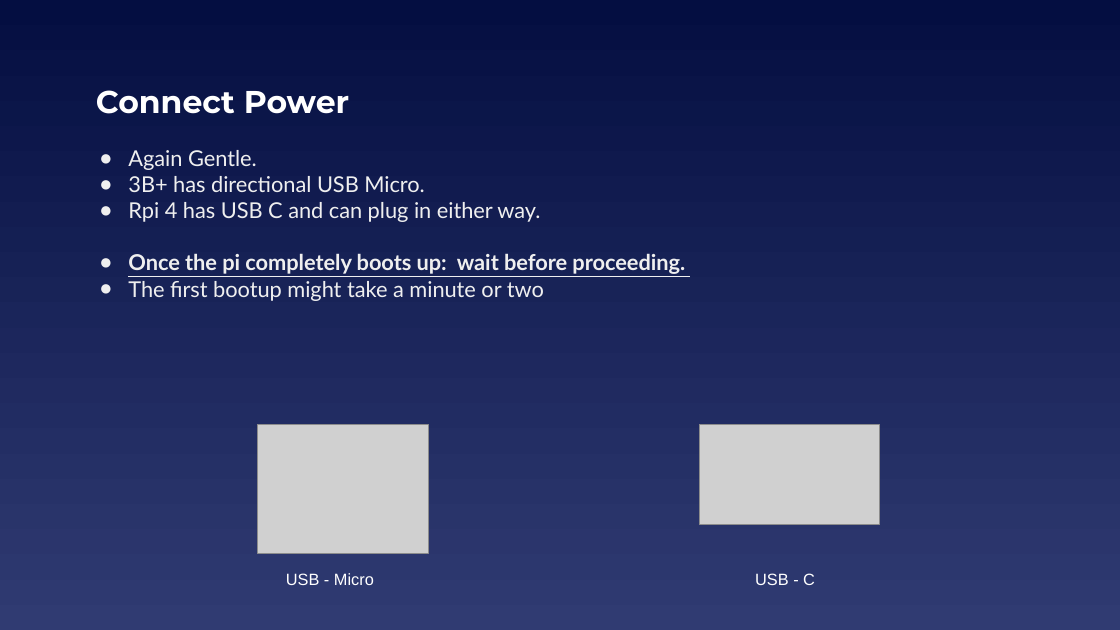
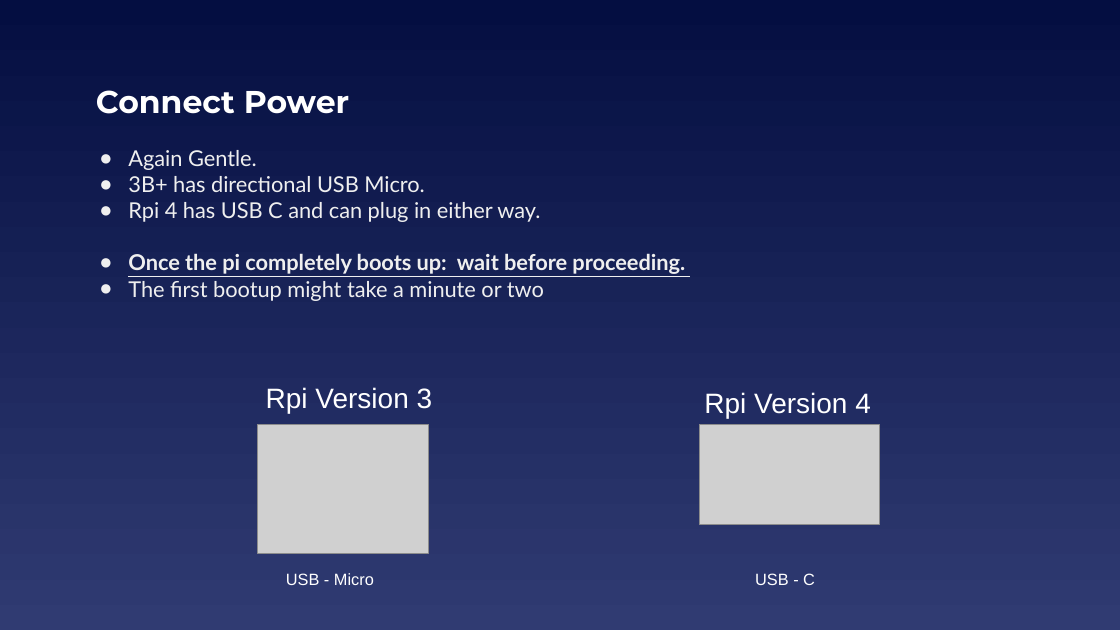
Before and after one commit to EELabMan/Raspberry-Pi-Intro, a slide deck: slide 28 of Raspberry Pi Intro Version 2 headless.pptx. Drawn at 1120x630 pixels with LibreOffice and Linux fonts; fonts in the diff are those of the drawing; grey boxes stand for pictures. Boxes give left, top, right and bottom in pixels: in the first picture for what was removed or moved away, otherwise in the second. Text is boxed around its words. In the diff, an @@ line names an element or a change of style, - is before the commit and + after.

```diff
--- a/Raspberry Pi Intro Version 2 headless.pptx
+++ b/Raspberry Pi Intro Version 2 headless.pptx
@@ text added at [266,387,433,413], 24 pt, text #FFFFFF @@
+Rpi Version 3
@@ text added at [704,392,871,418], 24 pt, text #FFFFFF @@
+Rpi Version 4
```
